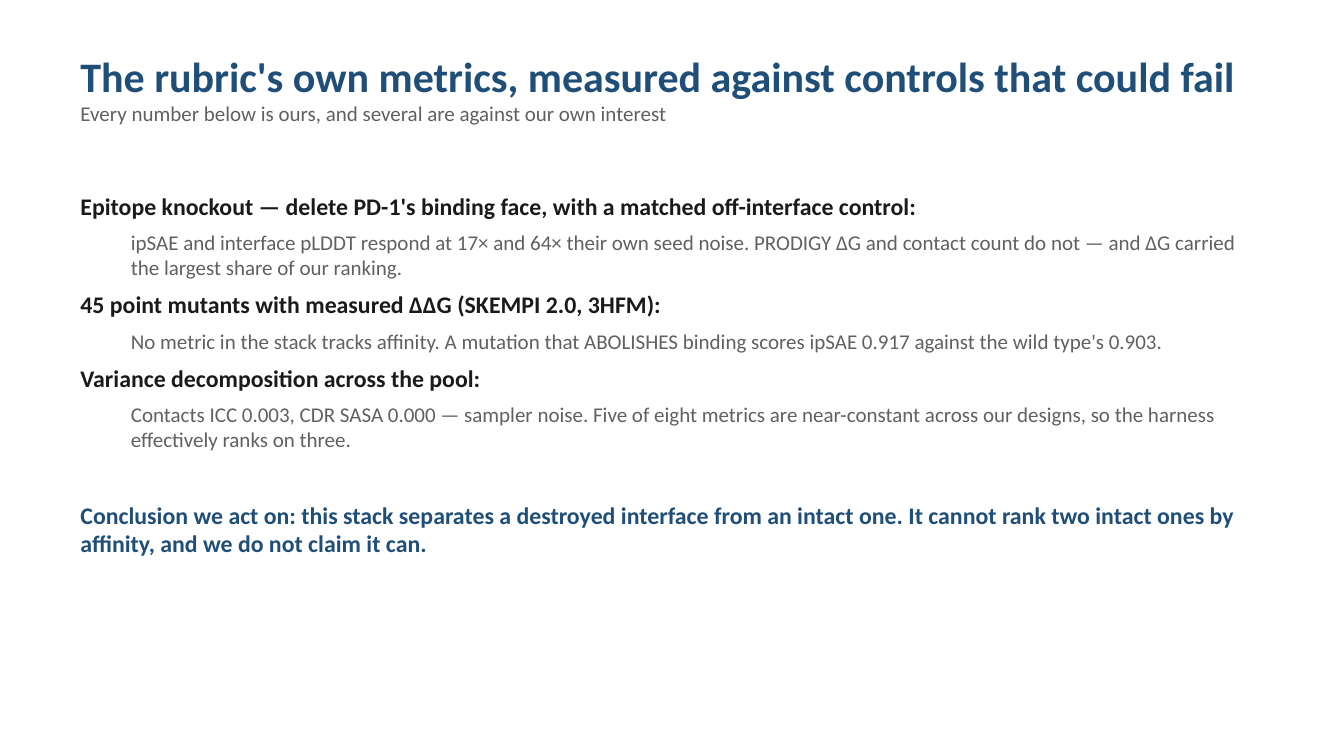
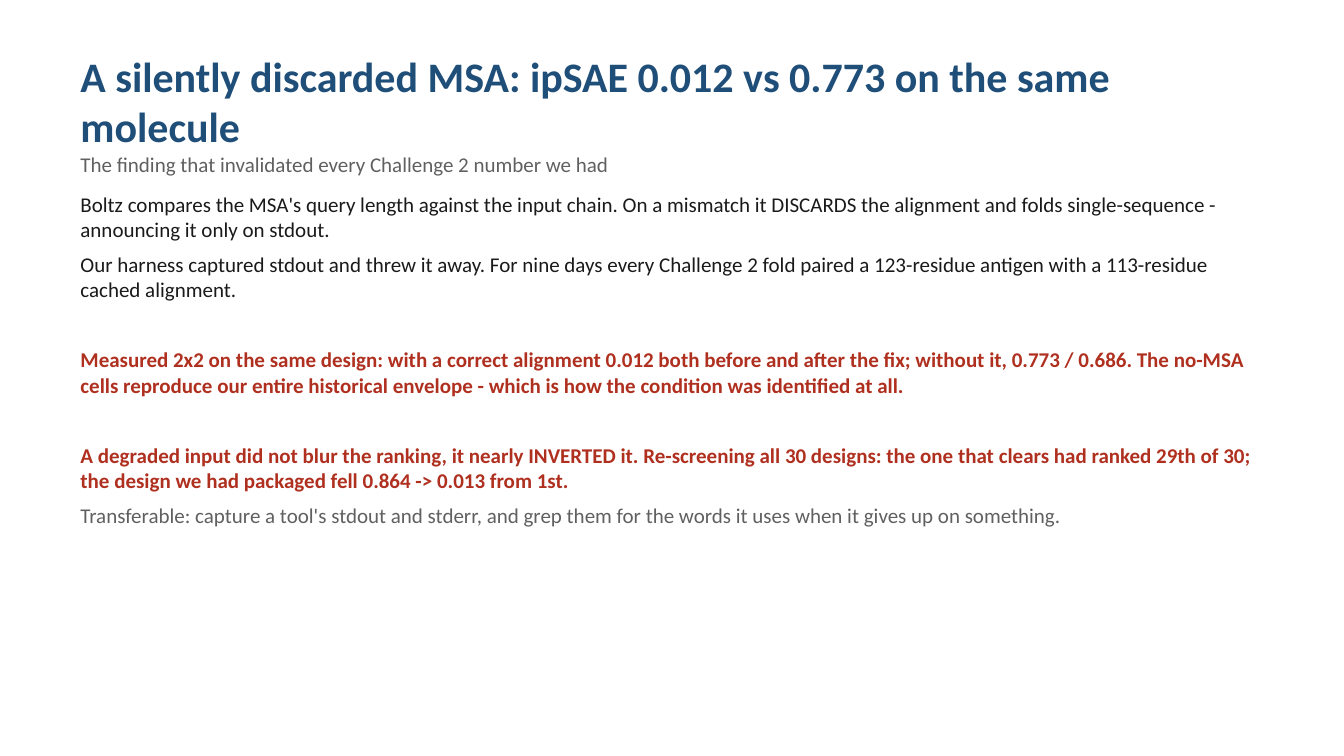
Before and after one commit to RRobin711/locksmith-antibody-hackathon, a slide deck: slide 2 of submission/LOCKSMITH_DEV/pitch/LOCKSMITH_DEV_presentation.pptx. Drawn at 1344x756 pixels with LibreOffice and Linux fonts; fonts in the diff are those of the drawing. Boxes give left, top, right and bottom in pixels: in the first picture for what was removed or moved away, otherwise in the second. Text is boxed around its words. In the diff, an @@ line names an element or a change of style, - is before the commit and + after.

```diff
--- a/submission/LOCKSMITH_DEV/pitch/LOCKSMITH_DEV_presentation.pptx
+++ b/submission/LOCKSMITH_DEV/pitch/LOCKSMITH_DEV_presentation.pptx
@@ text at [80,62,1110,176]: text changed @@
-The rubric's own metrics, measured against controls that could fail
-Every number below is ours, and several are against our own interest
+A silently discarded MSA: ipSAE 0.012 vs 0.773 on the same molecule
+The finding that invalidated every Challenge 2 number we had
@@ text at [80,197,1250,527]: text changed; text colour #606060 to #B03020 @@
-Epitope knockout — delete PD-1's binding face, with a matched off-interface control:
-  ipSAE and interface pLDDT respond at 17× and 64× their own seed noise. PRODIGY ΔG and contact count do not — and ΔG carried the largest share of our ranking.
-45 point mutants with measured ΔΔG (SKEMPI 2.0, 3HFM):
-  No metric in the stack tracks affinity. A mutation that ABOLISHES binding scores ipSAE 0.917 against the wild type's 0.903.
-Variance decomposition across the pool:
-  Contacts ICC 0.003, CDR SASA 0.000 — sampler noise. Five of eight metrics are near-constant across our designs, so the harness effectively ranks on three.
-Conclusion we act on: this stack separates a destroyed interface from an intact one. It cannot rank two intact ones by affinity, and we do not claim it can.
+Boltz compares the MSA's query length against the input chain. On a mismatch it DISCARDS the alignment and folds single-sequence - announcing it only on stdout.
+Our harness captured stdout and threw it away. For nine days every Challenge 2 fold paired a 123-residue antigen with a 113-residue cached alignment.
+Measured 2x2 on the same design: with a correct alignment 0.012 both before and after the fix; without it, 0.773 / 0.686. The no-MSA cells reproduce our entire historical envelope - which is how the condition was identified at all.
+A degraded input did not blur the ranking, it nearly INVERTED it. Re-screening all 30 designs: the one that clears had ranked 29th of 30; the design we had packaged fell 0.864 -> 0.013 from 1st.
+Transferable: capture a tool's stdout and stderr, and grep them for the words it uses when it gives up on something.
```
Also in this commit, not shown: 3 other slides changed, 2 slides added, 2 slides removed, 5 other files.
